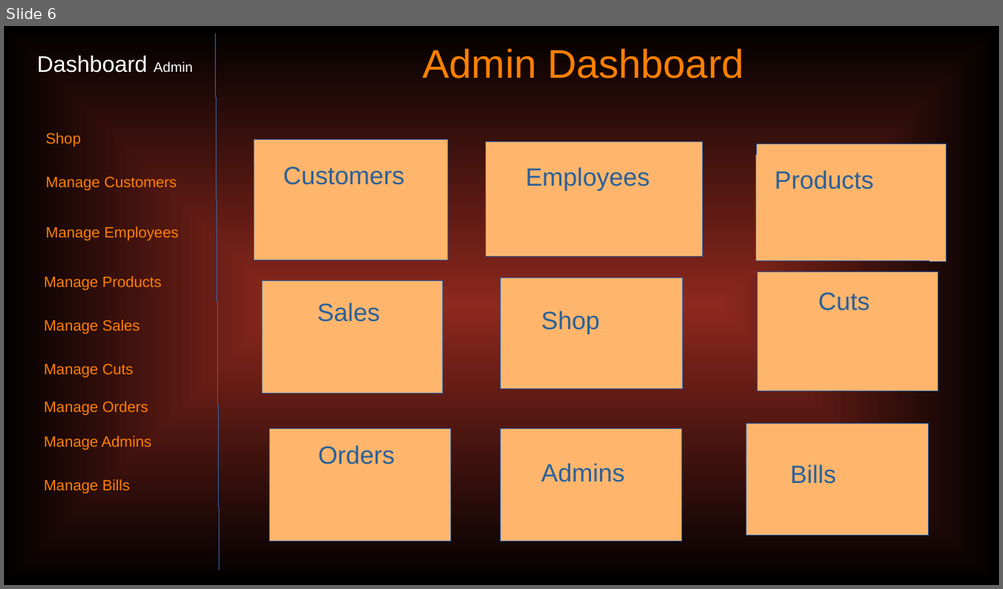
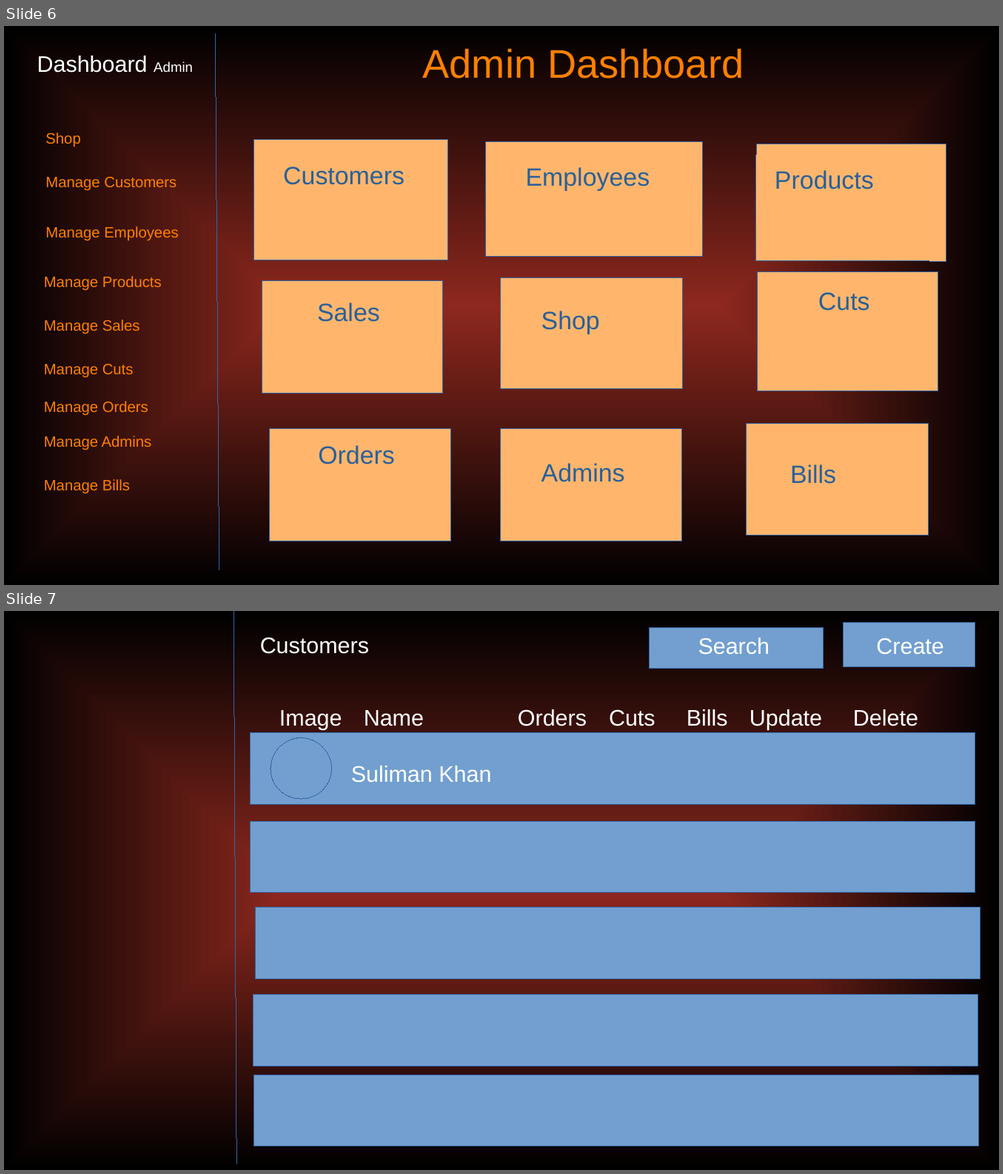
Before and after one commit to coderSulimanKhan/jewelry_website, a slide deck: planning/planning.odp. Shown one above the other, each under a label of ours: slide 6 before the commit, slides 6 and 7 after it. The pictures are 1003x589 and 1003x1174 pixels, drawn with LibreOffice and Linux fonts; fonts in the diff are those of the drawing. Boxes give left, top, right and bottom in pixels: in the first picture for what was removed or moved away, otherwise in the second. Text is boxed around its words. In the diff, an @@ line names an element or a change of style, - is before the commit and + after.

Commit message:
customer registration

```diff
--- a/planning/planning.odp
+++ b/planning/planning.odp
@@ slide 7 added at <box>4,611,999,1170</box>, background gradient #8D281E to #000000 @@
@@ line added from (233, 611) to (237, 1165), #3465A4 0 pt @@
@@ rectangle added at <box>649,627,822,668</box>, fill #729FCF, outline #3465A4 0 pt @@
@@ rectangle added at <box>843,623,975,667</box>, fill #729FCF, outline #3465A4 0 pt @@
@@ text added at <box>260,637,369,654</box>, 18 pt, text #FFFFFF @@
+Customers
@@ text added at <box>698,638,769,654</box>, 18 pt, text #FFFFFF @@
+Search
@@ text added at <box>876,638,943,654</box>, 18 pt, text #FFFFFF @@
+Create
@@ text added at <box>279,710,342,730</box>, 18 pt, text #FFFFFF @@
+Image
@@ text added at <box>364,710,424,726</box>, 18 pt, text #FFFFFF @@
+Name
@@ text added at <box>518,709,586,726</box>, 18 pt, text #FFFFFF @@
+Orders
@@ text added at <box>609,709,655,726</box>, 18 pt, text #FFFFFF @@
+Cuts
@@ text added at <box>686,709,728,726</box>, 18 pt, text #FFFFFF @@
+Bills
@@ text added at <box>749,709,822,730</box>, 18 pt, text #FFFFFF @@
+Update
@@ text added at <box>853,709,918,726</box>, 18 pt, text #FFFFFF @@
+Delete
@@ rectangle added at <box>250,733,975,804</box>, fill #729FCF, outline #3465A4 0 pt @@
@@ ellipse added at <box>270,738,332,800</box>, fill #729FCF, outline #3465A4 0 pt @@
@@ text added at <box>351,766,491,782</box>, 18 pt, text #FFFFFF @@
+Suliman Khan
@@ rectangle added at <box>250,821,975,893</box>, fill #729FCF, outline #3465A4 0 pt @@
@@ rectangle added at <box>255,908,979,980</box>, fill #729FCF, outline #3465A4 0 pt @@
@@ rectangle added at <box>253,994,978,1066</box>, fill #729FCF, outline #3465A4 0 pt @@
@@ rectangle added at <box>254,1075,979,1146</box>, fill #729FCF, outline #3465A4 0 pt @@
```
Also in this commit, not shown: 1 other slide added, 16 other files.
